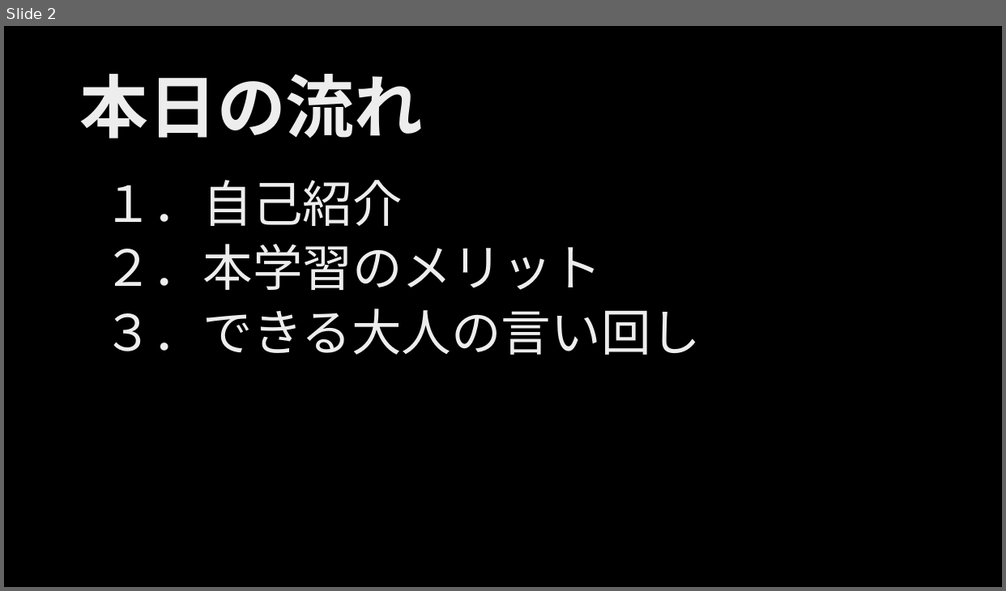
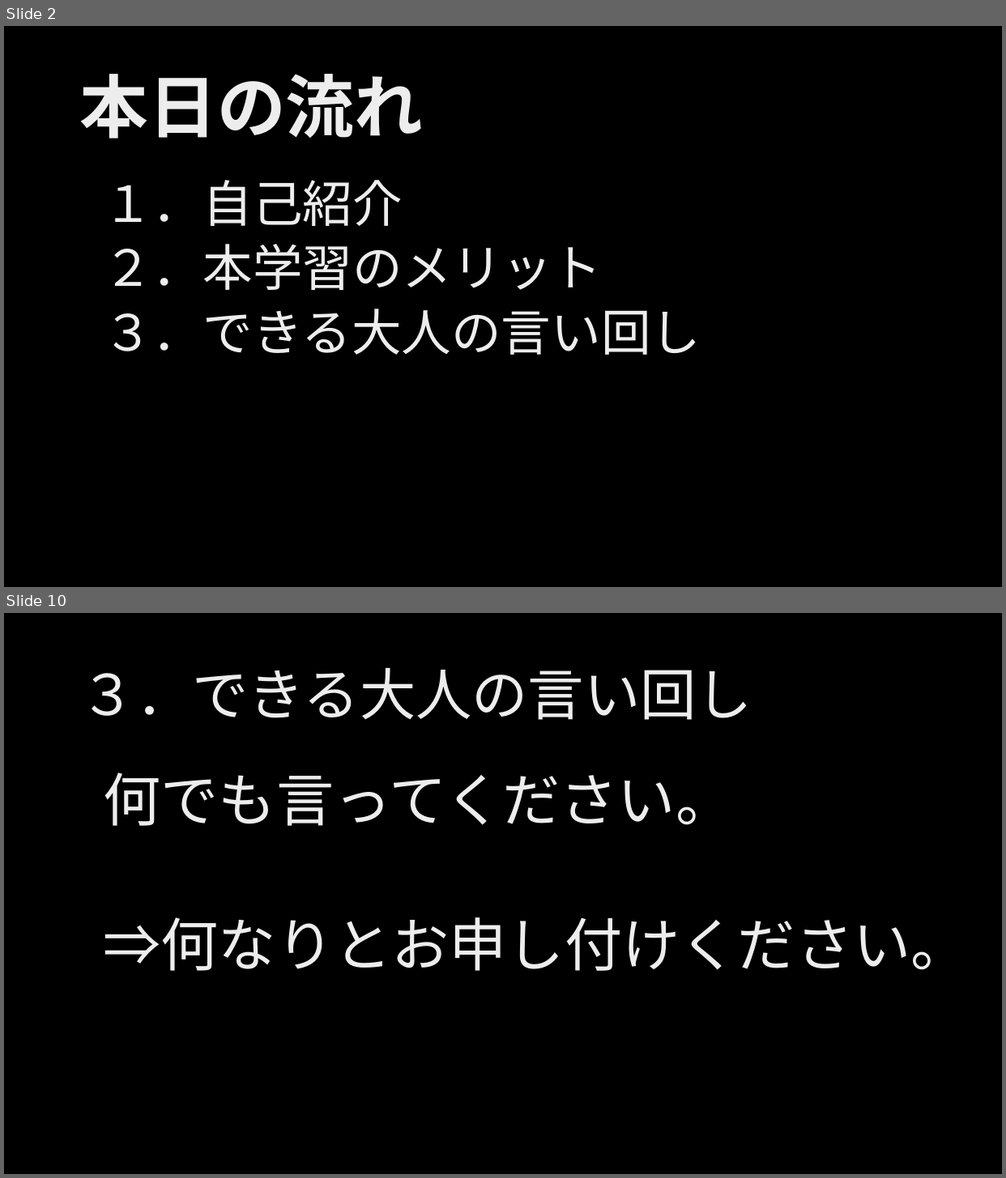
Before and after one commit to ljsdl/kmusubi, a slide deck: docs/999_学习资料汇总/実用日本語.pptx. Shown one above the other, each under a label of ours: slide 2 before the commit, slides 2 and 10 after it; the slides between them are not shown. The pictures are 1006x591 and 1006x1178 pixels, drawn with LibreOffice and Linux fonts; fonts in the diff are those of the drawing; background and template pictures are left out. Boxes give left, top, right and bottom in pixels: in the first picture for what was removed or moved away, otherwise in the second. Text is boxed around its words. In the diff, an @@ line names an element or a change of style, - is before the commit and + after.

```diff
--- a/docs/999_学习资料汇总/実用日本語.pptx
+++ b/docs/999_学习资料汇总/実用日本語.pptx
@@ slide 10 added at box(4, 613, 1002, 1174), background picture (left out) @@
@@ title added at box(80, 668, 752, 720), 54 pt, text gradient #BFBFBF to #EDEDED to #FFFFFF @@
+３．できる大人の言い回し
@@ text added at box(103, 773, 968, 971), 55.5 pt, text gradient #BFBFBF to #EDEDED to #FFFFFF @@
+何でも言ってください。
+⇒何なりとお申し付けください。
```
Also in this commit, not shown: 3 slides changed, 9 other slides added.
